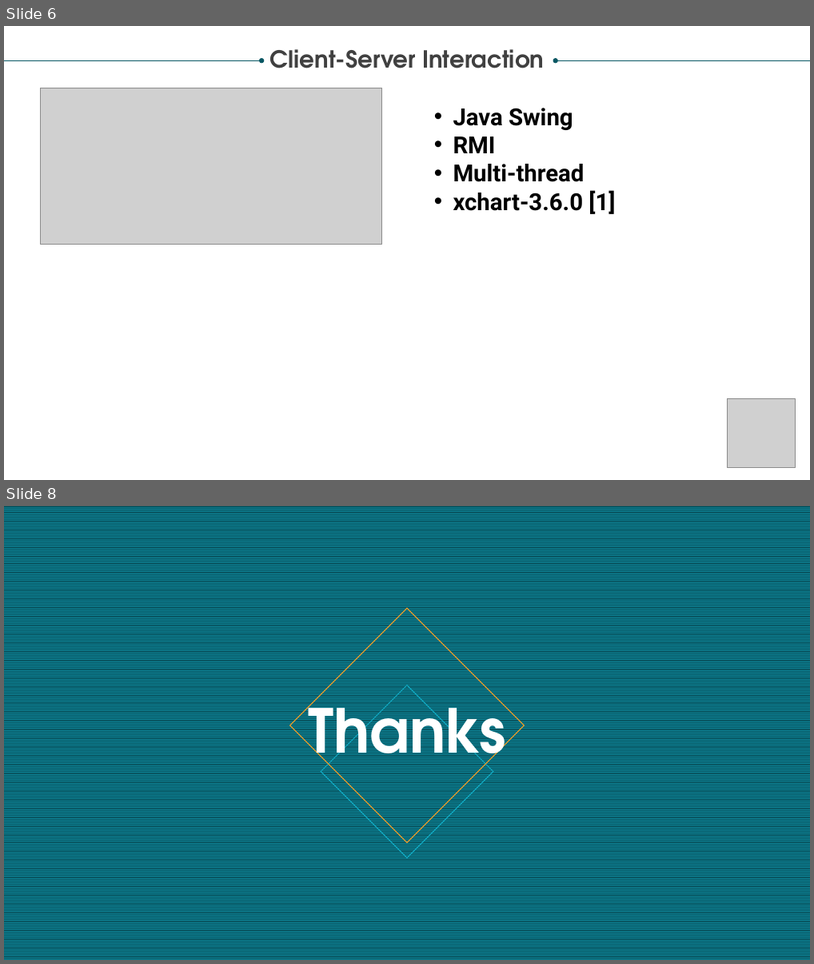
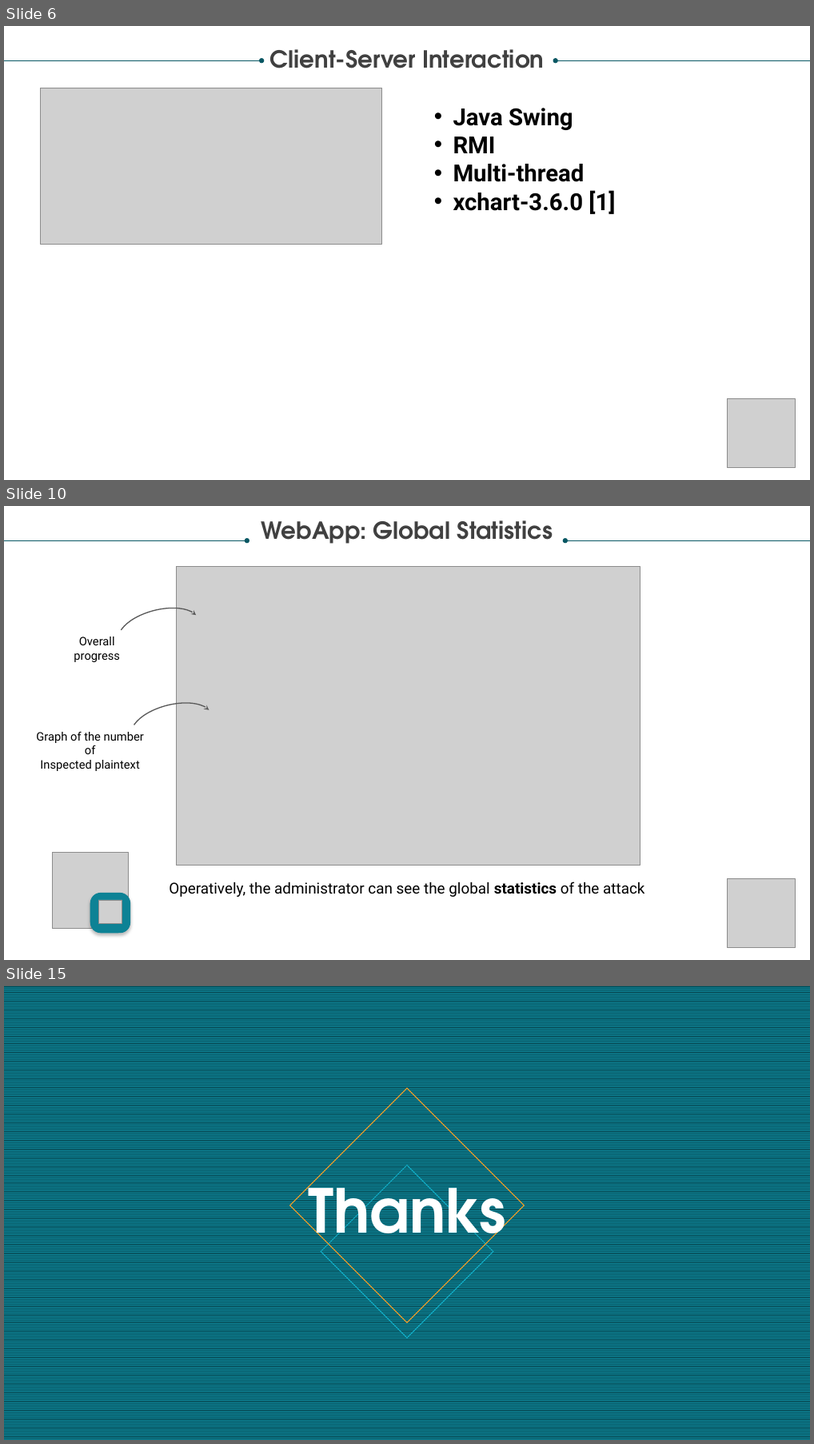
Before and after one commit to PippoGit/DistributedHashBreaker, a slide deck: Distributed Hash-breaker.pptx. Shown one above the other, each under a label of ours: slides 6 and 8 before the commit, slides 6, 10 and 15 after it; the slides between them are not shown. The pictures are 814x964 and 814x1444 pixels, drawn with LibreOffice and Linux fonts; fonts in the diff are those of the drawing; grey boxes stand for pictures. Boxes give left, top, right and bottom in pixels: in the first picture for what was removed or moved away, otherwise in the second. Text is boxed around its words. In the diff, an @@ line names an element or a change of style, - is before the commit and + after.

```diff
--- a/Distributed Hash-breaker.pptx
+++ b/Distributed Hash-breaker.pptx
@@ slide 10 added at <box>4,506,810,960</box>, background #FFFFFF @@
@@ text added at <box>261,520,553,544</box>, 28 pt, text #404040, bold @@
+WebApp: Global Statistics
@@ arrow added from (4, 540) to (247, 540), #085764 0.5 pt @@
@@ arrow added from (810, 540) to (566, 540), #085764 0.5 pt @@
@@ picture added at <box>177,567,641,865</box> @@
@@ arc (boxed as its full ellipse) added at <box>114,600,204,660</box>, outline #595959 1.25 pt @@
@@ text added at <box>74,636,120,662</box>, 14 pt, text #000000 @@
+Overall progress
@@ arc (boxed as its full ellipse) added at <box>126,696,216,755</box>, outline #595959 1.25 pt @@
@@ text added at <box>36,732,144,771</box>, 14 pt, text #000000 @@
+Graph of the number of
+Inspected plaintext
@@ picture added at <box>52,852,129,928</box> @@
@@ text added at <box>169,881,645,896</box>, 18 pt, text #000000 @@
+Operatively, the administrator can see the global statistics of the attack
@@ picture added at <box>727,878,795,947</box> @@
@@ rounded rectangle added at <box>90,892,131,933</box>, fill #0D8295 @@
@@ picture added at <box>98,900,122,924</box> @@
@@ what was slide 8 is now slide 15 @@
```
Also in this commit, not shown: 1 slide changed, 7 other slides added, 1 slide removed, 1 other file.
